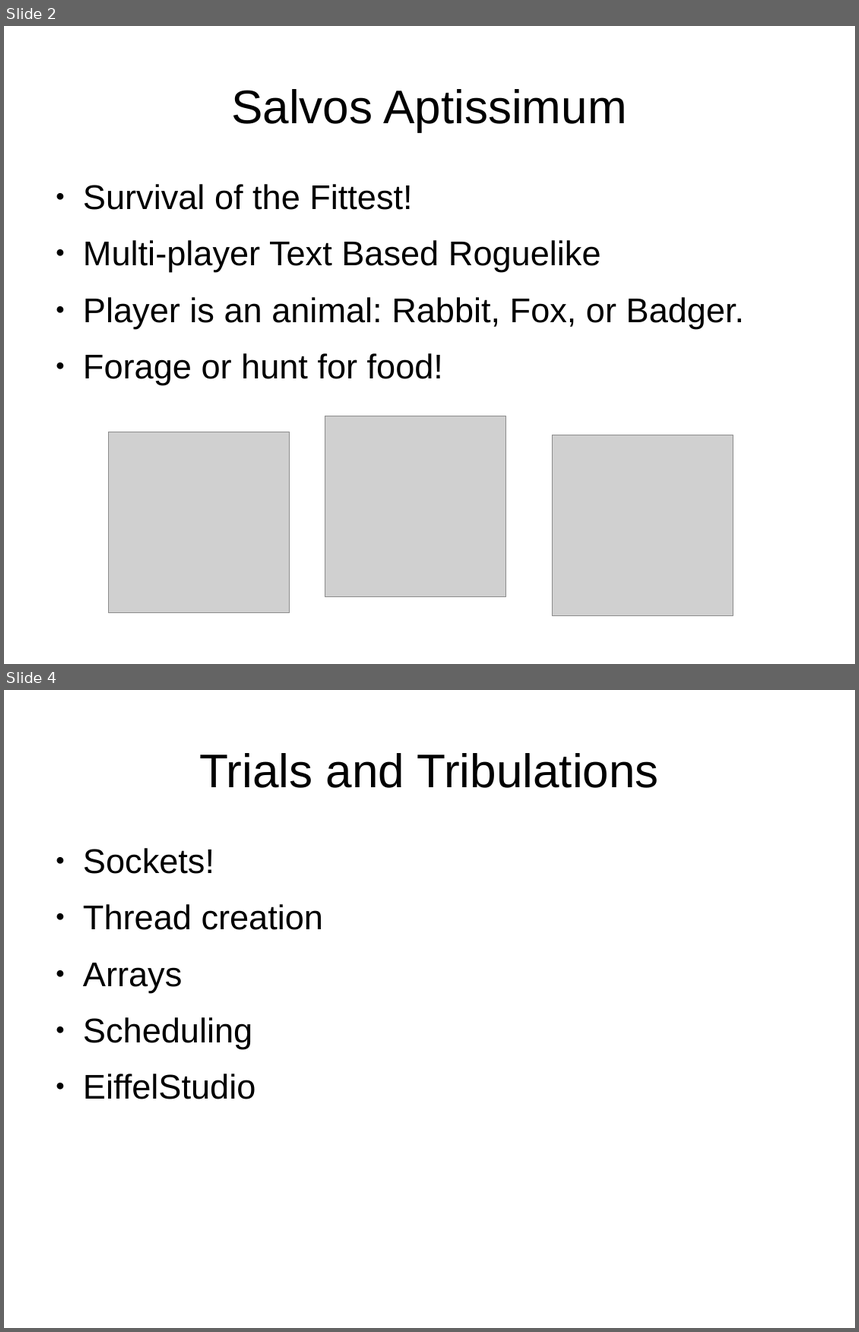
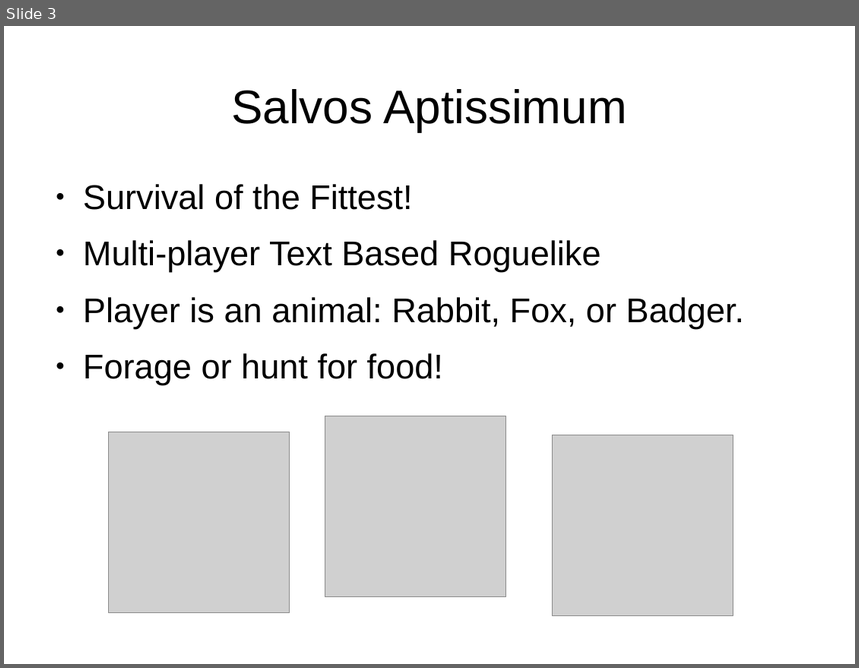
Before and after one commit to GarrettFleischer/SalvosAptissimum, a slide deck: Documentation/Eiffel Presentation.odp. Shown one above the other, each under a label of ours: slides 2 and 4 before the commit, slide 3 after it; the slides between them are not shown. The pictures are 859x1332 and 859x668 pixels, drawn with LibreOffice and Linux fonts; fonts in the diff are those of the drawing; grey boxes stand for pictures. Boxes give left, top, right and bottom in pixels: in the first picture for what was removed or moved away, otherwise in the second. Text is boxed around its words. In the diff, an @@ line names an element or a change of style, - is before the commit and + after.

Commit message:
updating eiffel presentation
stuff added

```diff
--- a/Documentation/Eiffel Presentation.odp
+++ b/Documentation/Eiffel Presentation.odp
@@ slide 4 removed at [4,690,855,1328], background #FFFFFF @@
@@ title removed at [199,753,658,788] @@
-Trials and Tribulations
@@ text removed at [83,848,324,1100] @@
-● Sockets!
-● Thread creation
-● Arrays
-● Scheduling
-● EiffelStudio
@@ what was slide 2 is now slide 3 @@
```
Also in this commit, not shown: 1 slide changed, 2 slides added.
